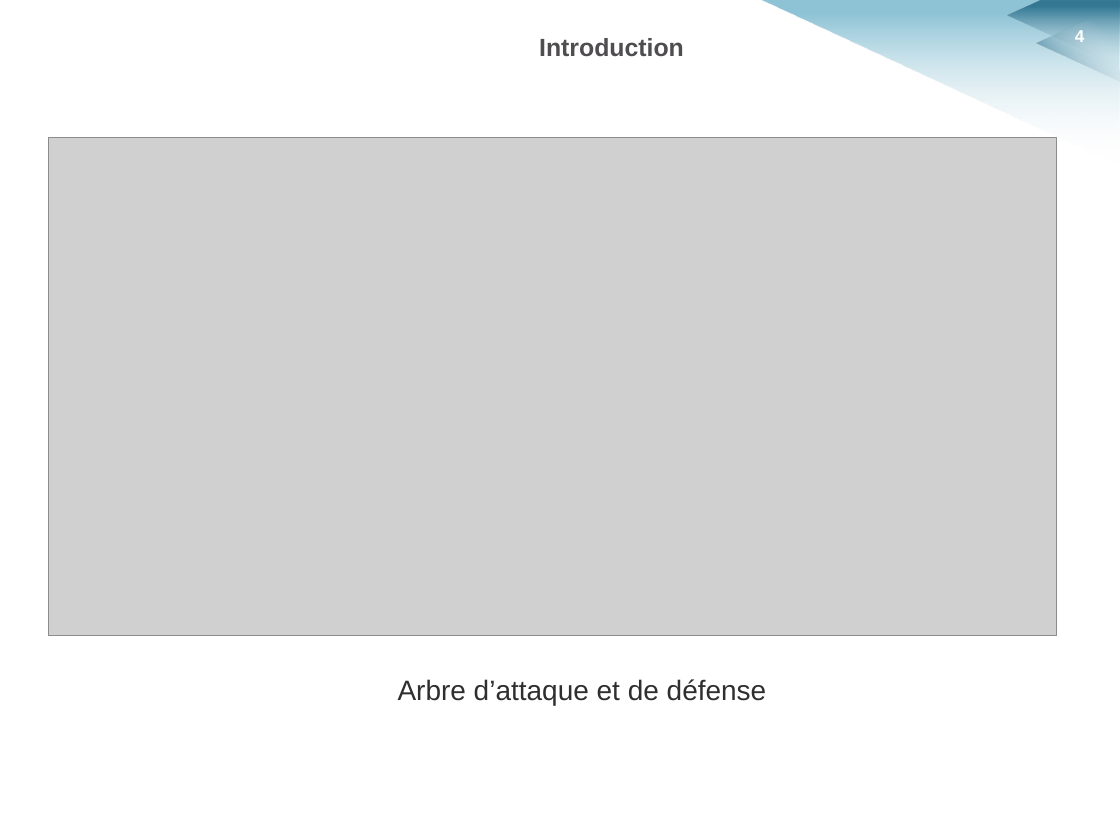
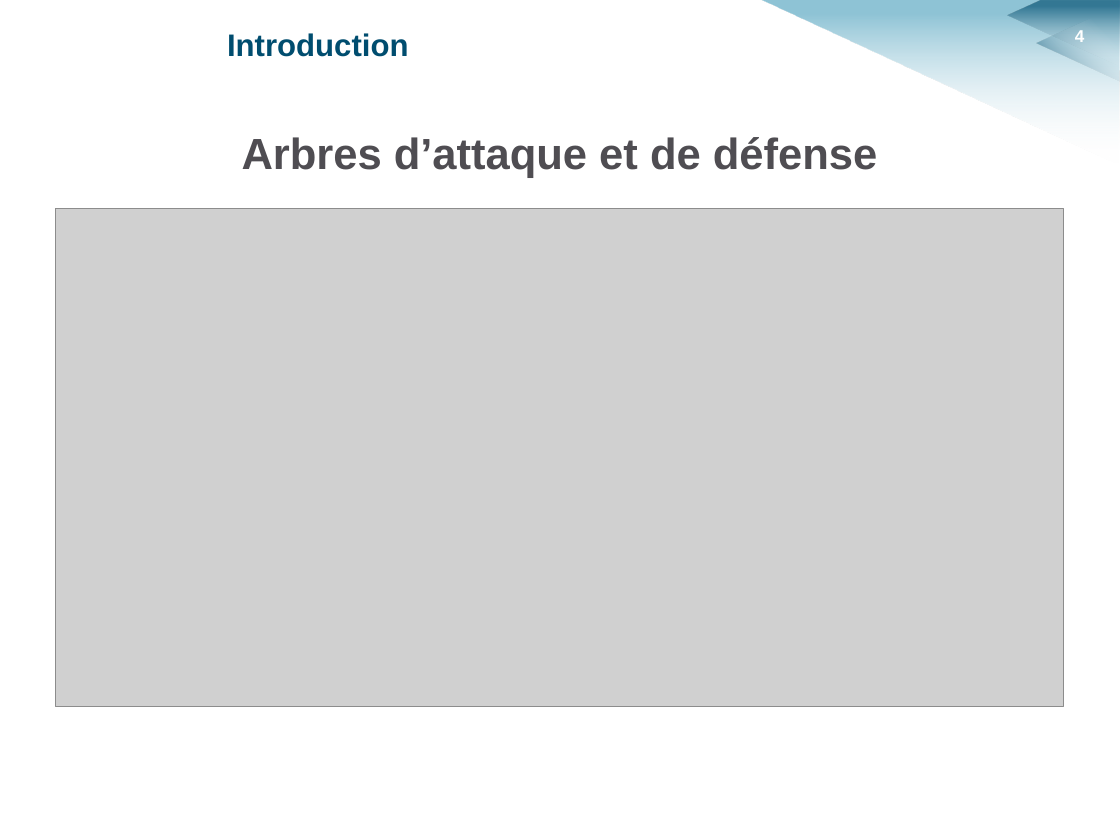
Before and after one commit to HKervadec/korrigolo, a slide deck: slide 4 of soutenances/planification/soutenance_planification.pptx. Drawn at 1120x840 pixels with LibreOffice and Linux fonts; fonts in the diff are those of the drawing; grey boxes stand for pictures; background and template pictures are left out. Boxes give left, top, right and bottom in pixels: in the first picture for what was removed or moved away, otherwise in the second. Text is boxed around its words. In the diff, an @@ line names an element or a change of style, - is before the commit and + after.

```diff
--- a/soutenances/planification/soutenance_planification.pptx
+++ b/soutenances/planification/soutenance_planification.pptx
@@ text "Introduction" at [227,33,409,57]: size 16 to 20 pt, text colour #4F4D50 to #004D6F; alignment centre to left @@
@@ text at [242,137,877,178]: text changed; size 18 to 28 pt; text colour #2F2F2F to #4F4D52; bold on @@
-Arbre d’attaque et de défense
+Arbres d’attaque et de défense
@@ picture: place and size @@
-picture at [48,138,1056,636]
+picture at [55,208,1063,707]
```
Also in this commit, not shown: 15 other slides changed, 4 slides added, 2 slides removed, 5 other files.
